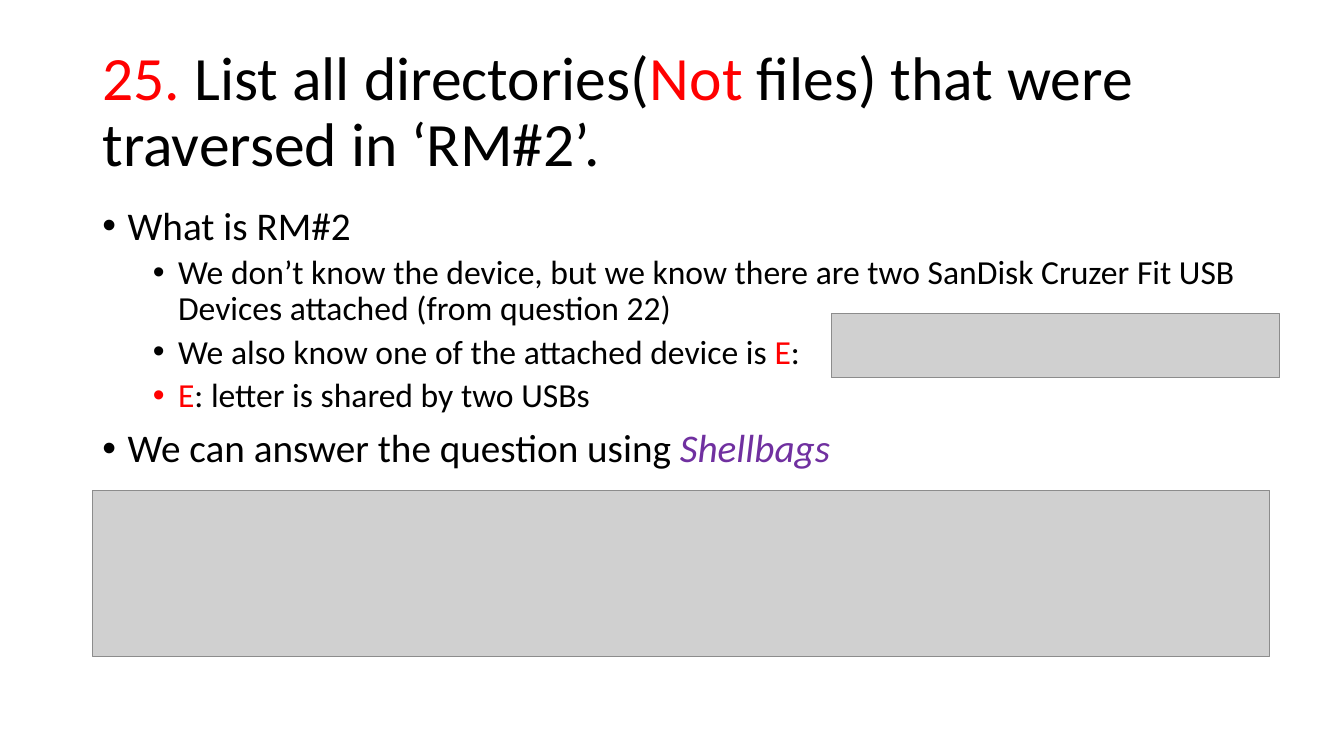
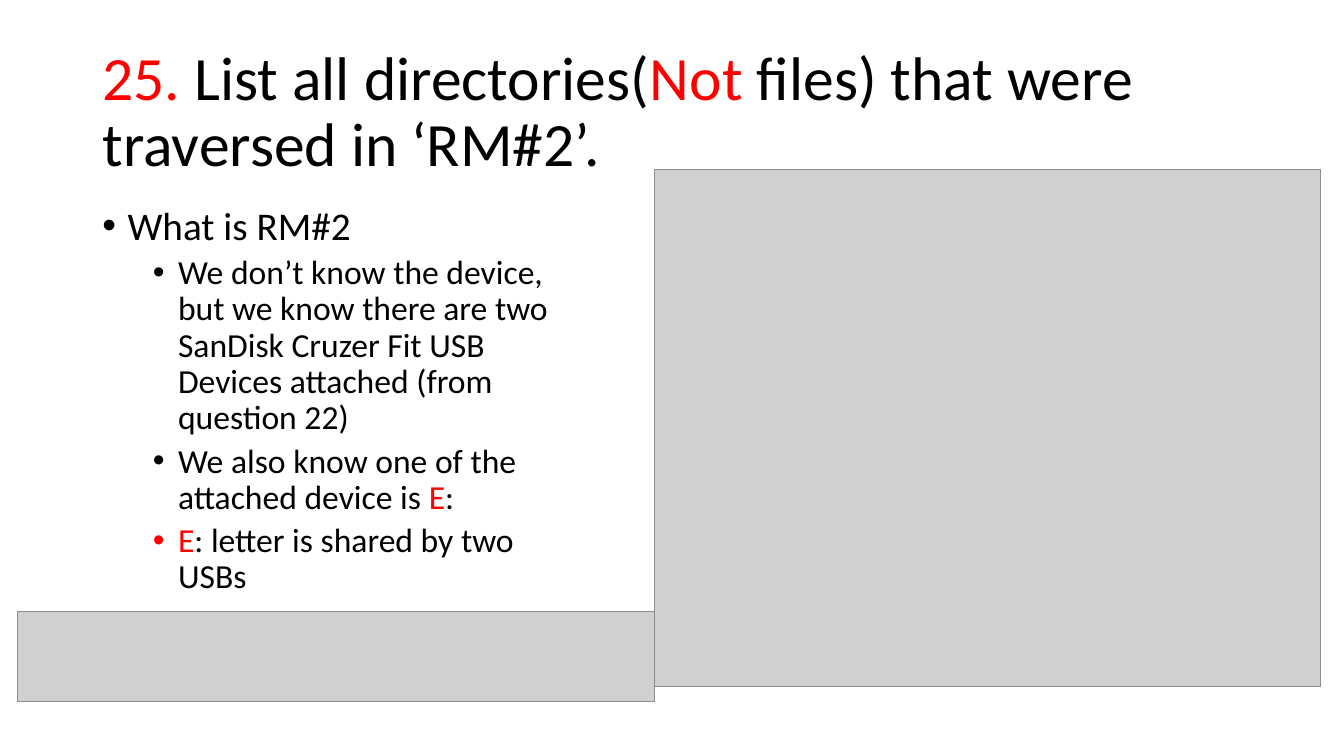
Before and after one commit to frankwxu/digital-forensics-lab, a slide deck: slide 10 of NIST_Data_Leakage_Case/NIST_Data_Leakage_06_Network_Shellbag_Jumplist.pptx (slide 11 before the commit). Drawn at 1344x756 pixels with LibreOffice and Linux fonts; fonts in the diff are those of the drawing; grey boxes stand for pictures; background and template pictures are left out. Boxes give left, top, right and bottom in pixels: in the first picture for what was removed or moved away, otherwise in the second. Text is boxed around its words. In the diff, an @@ line names an element or a change of style, - is before the commit and + after.

```diff
--- a/NIST_Data_Leakage_Case/NIST_Data_Leakage_06_Network_Shellbag_Jumplist.pptx
+++ b/NIST_Data_Leakage_Case/NIST_Data_Leakage_06_Network_Shellbag_Jumplist.pptx
@@ picture added at [654, 170, 1321, 688] @@
@@ picture removed at [832, 314, 1280, 378] @@
@@ text at [128, 434, 830, 469]: paragraph removed @@
-• We can answer the question using Shellbags
@@ picture: place and size @@
-picture at [93, 490, 1270, 656]
+picture at [17, 611, 654, 701]
```
Also in this commit, not shown: 16 other slides changed, 2 slides added, 1 slide removed, 8 other files.
